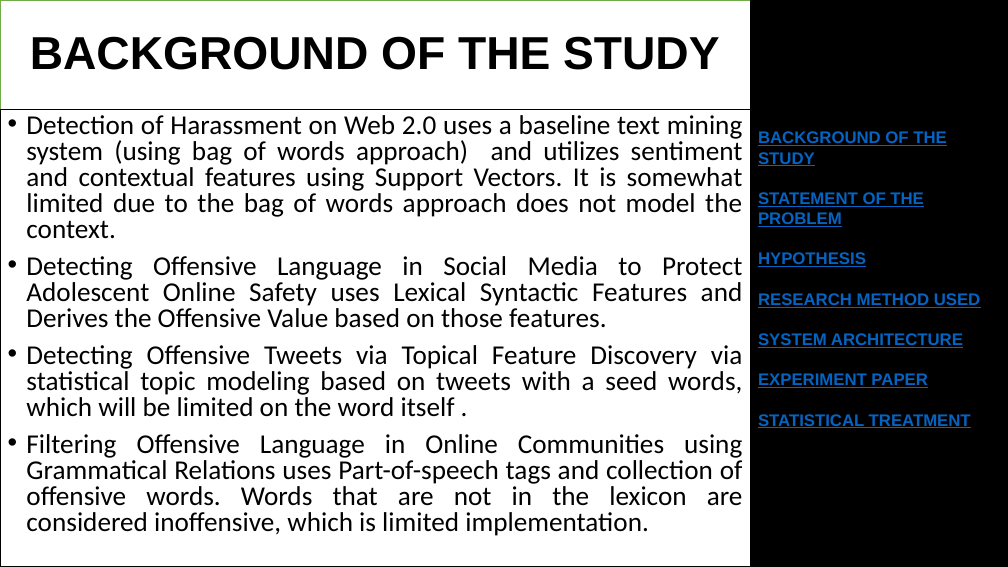
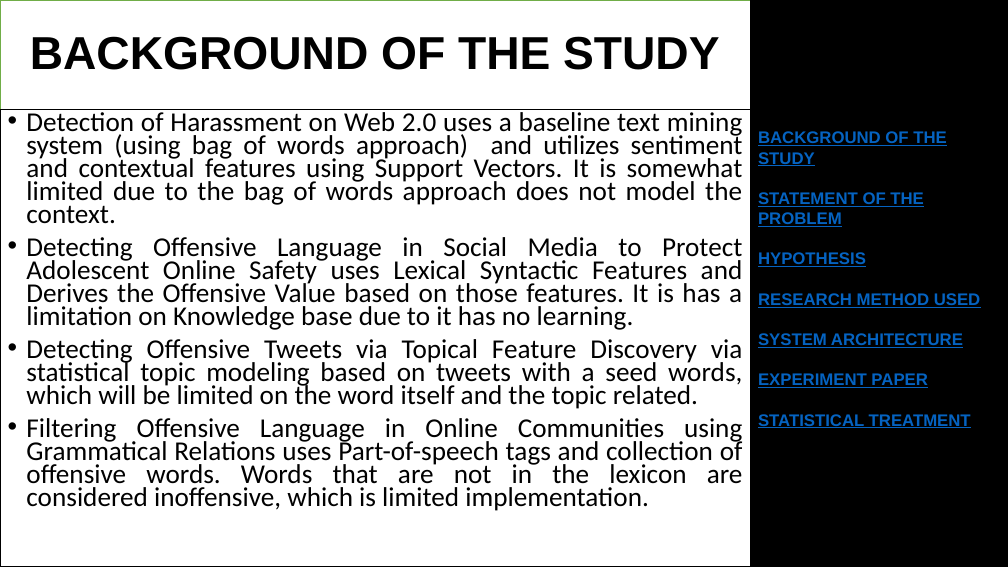
Before and after one commit to DimensionalRobos/InappExp, a slide deck: slide 13 of pptx/ThesisProposal.pptx (slide 10 before the commit). Drawn at 1008x567 pixels with LibreOffice and Linux fonts; fonts in the diff are those of the drawing. Boxes give left, top, right and bottom in pixels: in the first picture for what was removed or moved away, otherwise in the second. Text is boxed around its words. In the diff, an @@ line names an element or a change of style, - is before the commit and + after.

Commit message:
Added Fail Filter
used as an example that InappExp is not easy

```diff
--- a/pptx/ThesisProposal.pptx
+++ b/pptx/ThesisProposal.pptx
@@ text at <box>26,109,743,511</box>: line spacing 0.8 to 0.7 @@
@@ text at <box>26,237,743,409</box>: text changed @@
-• Detecting Offensive Language in Social Media to Protect Adolescent Online Safety uses Lexical Syntactic Features and Derives the Offensive Value based on those features.
-• Detecting Offensive Tweets via Topical Feature Discovery via statistical topic modeling based on tweets with a seed words, which will be limited on the word itself .
+• Detecting Offensive Language in Social Media to Protect Adolescent Online Safety uses Lexical Syntactic Features and Derives the Offensive Value based on those features. It is has a limitation on Knowledge base due to it has no learning.
+• Detecting Offensive Tweets via Topical Feature Discovery via statistical topic modeling based on tweets with a seed words, which will be limited on the word itself and the topic related.
```
Also in this commit, not shown: 3 slides added.
